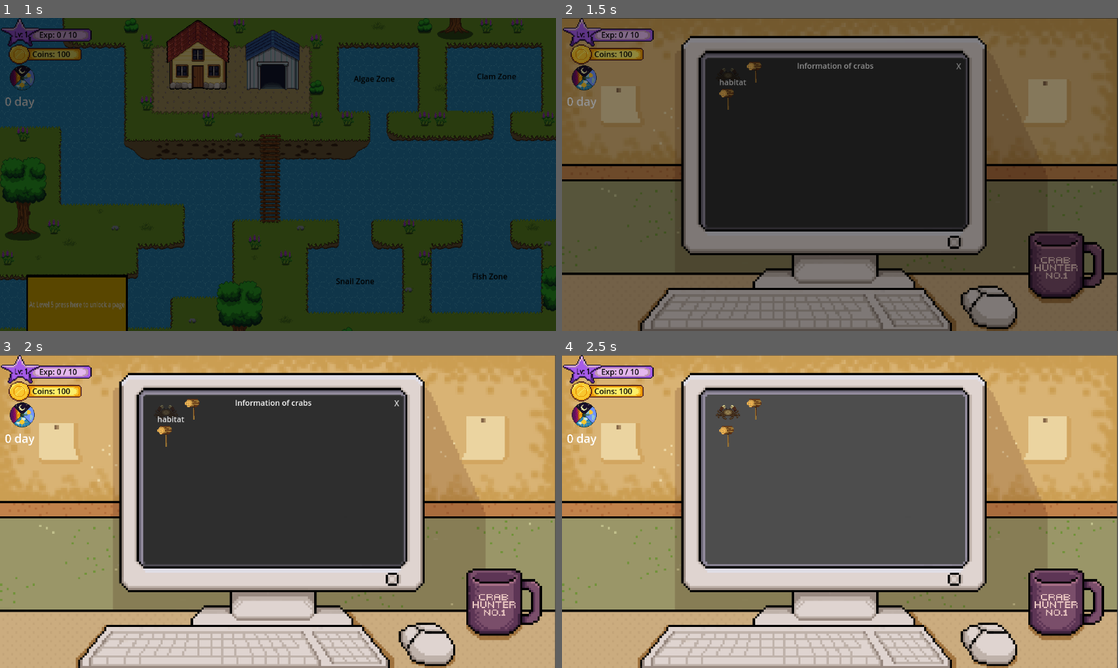
Above: before the commit, frames 1-4 (two rows, left to right).
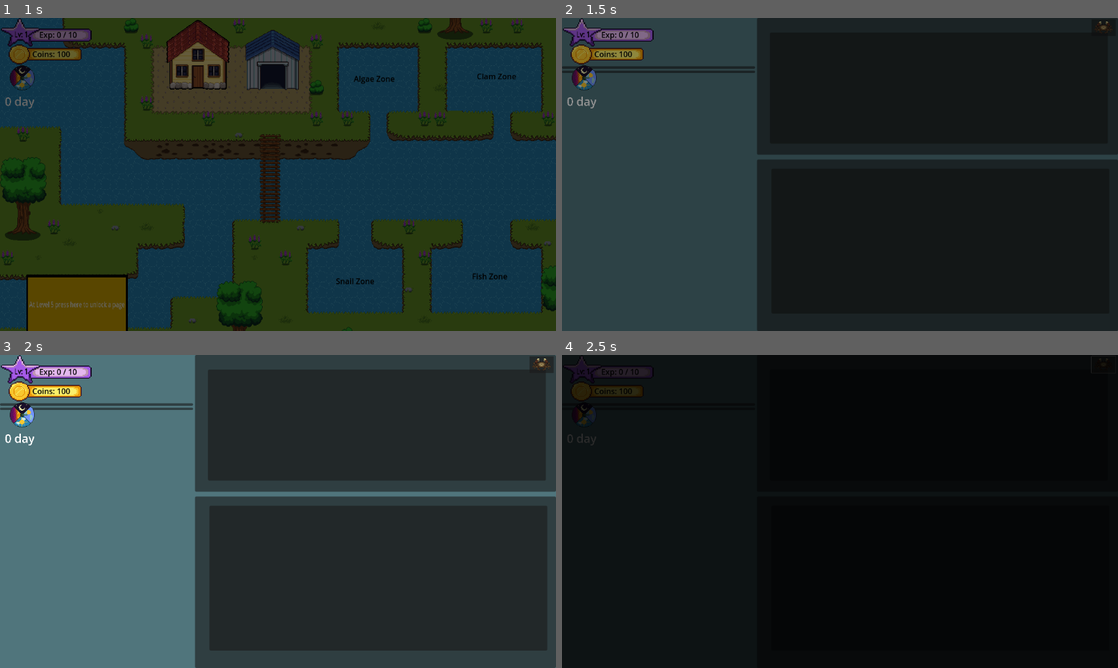
Above: after the commit, the same moments.

Repository: Fraper11/Mitten-Mayhem
Game: Godot game, scene res://Scenes/Map_test.tscn
The game is run twice, just before and just after one commit, with the same random seed, the same clock (stepped at 60 frames per second) and the same inputs.
Inputs (mouse positions are in pixels of both pictures, inside the frame that each line leads up to; where the layout moved, square brackets give the same spot in the first picture):
- Up to frame 1 (1 s): tap Enter at 0.5 s; move the mouse to (200, 55) at 0.52 s; click (200, 55) at 0.67 s
- Up to frame 2 (1.5 s): click (728, 77) at 1.27 s
- Up to frame 3 (2 s): no input
- Up to frame 4 (2.5 s): click (1101, 364) [956, 401] at 2 s

Frame 1 is identical in both runs. In frame 2, 75% of the frame differs, in the area x 0-100%, y 0-100%; in frame 3, 79%; in frame 4, 96%.

Commit message:
Added Enemy Spawner
Crab can spawn now

Diff:
--- a/Scenes/House.tscn
+++ b/Scenes/House.tscn
@@ -1,15 +1,11 @@
-[gd_scene load_steps=9 format=3 uid="uid://hcwqurmojk1t"]
+[gd_scene load_steps=6 format=3 uid="uid://hcwqurmojk1t"]
 
 [ext_resource type="Texture2D" uid="uid://cffm2e0auow0e" path="res://Assets/laptop.PNG" id="1_xvb4y"]
-[ext_resource type="Texture2D" uid="uid://7on72nme473m" path="res://Assets/Crab01.png" id="2_ftrsn"]
 [ext_resource type="Script" path="res://Scripts/switchSceneInteractables.gd" id="2_jda31"]
-[ext_resource type="Script" uid="uid://cj5rdpmsarhkg" path="res://Scripts/encyclopediabutton.gd" id="3_q8l06"]
 [ext_resource type="Texture2D" uid="uid://clek3g40nnm6o" path="res://Assets/weapon00.png" id="4_cpag2"]
 
 [sub_resource type="CircleShape2D" id="CircleShape2D_2u2x3"]
 radius = 35.206867
-
-[sub_resource type="LabelSettings" id="LabelSettings_c8aik"]
 
 [sub_resource type="RectangleShape2D" id="RectangleShape2D_cpag2"]
 size = Vector2(175, 196)
@@ -33,105 +29,6 @@
 [node name="Borders" type="TextureRect" parent="Laptop/PowerOffButton"]
 offset_right = 40.0
 offset_bottom = 40.0
-
-[node name="Encyclopediabutton" type="Button" parent="."]
-offset_left = 319.0
-offset_top = 101.0
-offset_right = 827.0
-offset_bottom = 479.0
-scale = Vector2(0.1, 0.1)
-icon = ExtResource("2_ftrsn")
-flat = true
-script = ExtResource("3_q8l06")
-
-[node name="Encyclopedia" type="Panel" parent="."]
-visible = false
-offset_left = 297.0
-offset_top = 84.0
-offset_right = 838.0
-offset_bottom = 436.0
-
-[node name="Label" type="Label" parent="Encyclopedia"]
-layout_mode = 0
-offset_right = 540.0
-offset_bottom = 29.0
-text = "Information of crabs"
-label_settings = SubResource("LabelSettings_c8aik")
-horizontal_alignment = 1
-vertical_alignment = 1
-
-[node name="Button" type="Button" parent="Encyclopedia"]
-layout_mode = 0
-offset_left = 511.0
-offset_right = 539.0
-offset_bottom = 31.0
-text = "X"
-flat = true
-
-[node name="Button2" type="Button" parent="Encyclopedia"]
-layout_mode = 0
-offset_left = 25.0
-offset_top = 31.0
-offset_right = 59.0
-offset_bottom = 66.0
-text = "habitat"
-flat = true
-
-[node name="Panel" type="Panel" parent="Encyclopedia"]
-visible = false
-layout_mode = 0
-offset_left = 93.0
-offset_top = 62.0
-offset_right = 456.0
-offset_bottom = 272.0
-
-[node name="Label" type="Label" parent="Encyclopedia/Panel"]
-layout_mode = 0
-offset_right = 366.0
-offset_bottom = 214.0
-text = "Habitat of crabs"
-
-[node name="Button" type="Button" parent="Encyclopedia/Panel"]
-layout_mode = 0
-offset_left = 338.0
-offset_top = -1.0
-offset_right = 362.0
-offset_bottom = 32.0
-text = "X"
-
-[node name="Weaponstore" type="Panel" parent="."]
-visible = false
-offset_left = 298.0
-offset_top = 83.0
-offset_right = 839.0
-offset_bottom = 436.0
-
-[node name="Label" type="Label" parent="Weaponstore"]
-layout_mode = 0
-offset_left = 1.0
-offset_top = 3.0
-offset_right = 539.0
-offset_bottom = 34.0
-text = "WeaponStore"
-horizontal_alignment = 1
-vertical_alignment = 1
-
-[node name="Button" type="Button" parent="Weaponstore"]
-layout_mode = 0
-offset_left = 512.0
-offset_top = -2.0
-offset_right = 540.0
-offset_bottom = 29.0
-text = "X"
-flat = true
-
-[node name="Button2" type="Button" parent="Weaponstore"]
-layout_mode = 0
-offset_left = 30.0
-offset_top = 65.0
-offset_right = 67.0
-offset_bottom = 99.0
-text = "GUN"
 
 [node name="Weapon_Store" type="Area2D" parent="."]
 position = Vector2(344, 171)
@@ -162,13 +59,13 @@
 position = Vector2(2.5, -8)
 shape = SubResource("RectangleShape2D_cpag2")
 
-[node name="Encyclopedia2" type="Area2D" parent="."]
-position = Vector2(401, 115)
+[node name="Encyclopedia" type="Area2D" parent="."]
+position = Vector2(344, 115)
 scale = Vector2(0.2492576, 0.25)
 script = ExtResource("2_jda31")
 target_scene = 5
 
-[node name="Borders" type="TextureRect" parent="Encyclopedia2"]
+[node name="Borders" type="TextureRect" parent="Encyclopedia"]
 modulate = Color(0, 0, 0, 1)
 offset_left = -96.2859
 offset_top = -108.0
@@ -179,7 +76,7 @@
 texture = ExtResource("4_cpag2")
 expand_mode = 1
 
-[node name="TextureRect" type="TextureRect" parent="Encyclopedia2"]
+[node name="TextureRect" type="TextureRect" parent="Encyclopedia"]
 offset_left = -97.0
 offset_top = -109.0
 offset_right = 103.0
@@ -187,6 +84,6 @@
 texture = ExtResource("4_cpag2")
 expand_mode = 1
 
-[node name="CollisionShape2D2" type="CollisionShape2D" parent="Encyclopedia2"]
+[node name="CollisionShape2D2" type="CollisionShape2D" parent="Encyclopedia"]
 position = Vector2(2.5, -8)
 shape = SubResource("RectangleShape2D_cpag2")
--- a/Scenes/Map_test.tscn
+++ b/Scenes/Map_test.tscn
@@ -342,6 +342,7 @@
 unlock_at_level = 1
 exp_to_add = 1
 currency_to_add = 10
+crab_to_spawn = 1
 
 [node name="CollisionShape2D" type="CollisionShape2D" parent="AlgaeZone"]
 position = Vector2(22.5, 10.875)
@@ -412,6 +413,7 @@
 unlock_at_level = 2
 exp_to_add = 2
 currency_to_add = 15
+crab_to_spawn = 2
 
 [node name="CollisionShape2D" type="CollisionShape2D" parent="ClamZone"]
 position = Vector2(-6, 5.875)
@@ -439,6 +441,7 @@
 unlock_at_level = 3
 exp_to_add = 3
 currency_to_add = 20
+crab_to_spawn = 3
 
 [node name="CollisionShape2D" type="CollisionShape2D" parent="SnailZone"]
 position = Vector2(-2, -2.5)
@@ -466,6 +469,7 @@
 unlock_at_level = 4
 exp_to_add = 5
 currency_to_add = 30
+crab_to_spawn = 5
 
 [node name="CollisionShape2D" type="CollisionShape2D" parent="FishZone"]
 position = Vector2(-6, 7)
--- /dev/null
+++ b/Scenes/crab.tscn
@@ -0,0 +1,18 @@
+[gd_scene load_steps=4 format=3 uid="uid://bm4wx4lyodo3t"]
+
+[ext_resource type="Script" uid="uid://crtgo13hqghjr" path="res://Scripts/crab.gd" id="1_384rs"]
+[ext_resource type="Texture2D" uid="uid://7on72nme473m" path="res://Assets/Crab01.png" id="1_rxqea"]
+
+[sub_resource type="RectangleShape2D" id="RectangleShape2D_384rs"]
+size = Vector2(41, 34)
+
+[node name="Crab" type="Area2D"]
+script = ExtResource("1_384rs")
+
+[node name="Sprite2D" type="Sprite2D" parent="."]
+scale = Vector2(0.09399991, 0.11891887)
+texture = ExtResource("1_rxqea")
+
+[node name="CollisionShape2D" type="CollisionShape2D" parent="."]
+position = Vector2(0, -1)
+shape = SubResource("RectangleShape2D_384rs")
--- /dev/null
+++ b/Scenes/enemy_spawner.tscn
@@ -0,0 +1,38 @@
+[gd_scene load_steps=2 format=3 uid="uid://kiw68w66ane0"]
+
+[ext_resource type="Script" uid="uid://bqkvmmp6s1w5e" path="res://Scripts/enemy_spawner.gd" id="1_4l55s"]
+
+[node name="EnemySpawner" type="Node2D"]
+script = ExtResource("1_4l55s")
+
+[node name="SpawnPositions" type="Node2D" parent="."]
+
+[node name="Marker2D" type="Marker2D" parent="SpawnPositions"]
+position = Vector2(92, 304)
+
+[node name="Marker2D6" type="Marker2D" parent="SpawnPositions"]
+position = Vector2(92, 423)
+
+[node name="Marker2D2" type="Marker2D" parent="SpawnPositions"]
+position = Vector2(313, 425)
+
+[node name="Marker2D9" type="Marker2D" parent="SpawnPositions"]
+position = Vector2(440, 605)
+
+[node name="Marker2D3" type="Marker2D" parent="SpawnPositions"]
+position = Vector2(650, 446)
+
+[node name="Marker2D4" type="Marker2D" parent="SpawnPositions"]
+position = Vector2(900, 163)
+
+[node name="Marker2D10" type="Marker2D" parent="SpawnPositions"]
+position = Vector2(866, 539)
+
+[node name="Marker2D5" type="Marker2D" parent="SpawnPositions"]
+position = Vector2(540, 216)
+
+[node name="Marker2D7" type="Marker2D" parent="SpawnPositions"]
+position = Vector2(439, 216)
+
+[node name="Marker2D8" type="Marker2D" parent="SpawnPositions"]
+position = Vector2(338, 216)
--- a/Scripts/Interactables.gd
+++ b/Scripts/Interactables.gd
@@ -9,6 +9,7 @@
 @export var exp_to_add : int = 0
 @export var currency_to_add : int = 0
 @export var target_scene : SceneStorage.SceneID = SceneStorage.SceneID.NOTHING
+@export var crab_to_spawn : int
 
 var normal_size: Vector2
 var hover_size: Vector2
@@ -48,6 +49,7 @@
 			print("You clicked, Something happens NOW!")
 			if (action_cost):
 				TimecontrolData.action()
+				EnemySpawner.spawn_crab(crab_to_spawn)
 			PlayerData.add_exp(exp_to_add)
 			PlayerData.add_currency(currency_to_add)
 			if (target_scene != SceneStorage.SceneID.NOTHING):
--- /dev/null
+++ b/Scripts/crab.gd
@@ -0,0 +1,17 @@
+extends Node2D
+
+
+func _ready() -> void:
+	connect("input_event", Callable(self, "_on_mouse_clicked_left"))
+
+
+func _on_mouse_clicked_left(viewport, event, shape_idx):
+	if event is InputEventMouseButton:
+		if event.pressed and event.button_index == MouseButton.MOUSE_BUTTON_LEFT:
+			die()
+
+
+func die ():
+	PlayerData.add_crab_to_inventory(1)
+	PlayerData.add_exp(100)
+	queue_free()
--- /dev/null
+++ b/Scripts/enemy_spawner.gd
@@ -0,0 +1,29 @@
+extends Node2D
+
+var crab = preload("res://Scenes/crab.tscn")
+
+
+@onready var spawn_positions = $SpawnPositions
+
+func spawn_crab(count: int):
+	var position_array = spawn_positions.get_children()
+	var available_positions := position_array.duplicate()
+	available_positions.shuffle()
+
+	var offset = Vector2(
+		randf_range(-2, 2),
+		randf_range(-2, 2)
+	)
+
+
+	var random_spawn_position = position_array.pick_random()
+
+	count = min(count, available_positions.size())
+
+	for i in count:
+		var pos_node = available_positions[i]
+		var crab_instance = crab.instantiate()
+		crab_instance.global_position = pos_node.global_position + offset
+		crab_instance.z_index = 20
+		get_tree().current_scene.add_child(crab_instance)
+		print("I spawned a crab at : ", str(crab_instance.global_position))
--- a/Scripts/playerData.gd
+++ b/Scripts/playerData.gd
@@ -8,7 +8,7 @@
 @onready var experience : int = 0
 @onready var exp_to_next_level : int = 10
 @onready var currency : int = 100
-
+@onready var crab_inventory_counter : int = 0
 
 var unlocked_pages = {}
 
@@ -46,3 +46,6 @@
 		if unlocked_pages[page_id]:
 			list[page_id] = EncyclopediaDb.pages[page_id]
 	return list
+
+func add_crab_to_inventory(crabs : int) :
+	crab_inventory_counter += crabs
--- a/project.godot
+++ b/project.godot
@@ -17,6 +17,7 @@
 
 [autoload]
 
+EnemySpawner="*res://Scenes/enemy_spawner.tscn"
 ExpCurrencyTest="*res://Scenes/exp_currency_test.tscn"
 WeaponDeposit="*res://Scenes/weapon_deposit.tscn"
 FadeLayer="*res://Scenes/Fade_Layer.tscn"
@@ -30,7 +31,6 @@
 
 [display]
 
-window/size/mode=2
 window/stretch/mode="viewport"
 window/stretch/aspect="expand"
 
Not shown, added: Assets/Brown trout.PNG.import
Not shown, added: Assets/Icons/coin01.png.import
Not shown, added: Assets/Icons/mail01.png.import
Not shown, added: Assets/Icons/sing01.png.import
Not shown, added: Assets/Meters/board01.png.import
Not shown, added: Assets/Perch.PNG.import
Not shown, added: Assets/Weapons/trap01.png.import
Not shown, added: Assets/Weapons/trap02.png.import
Not shown, added: Assets/whitefish.PNG.import
Not shown, added: Scripts/crab.gd.uid
Not shown, added: Scripts/enemy_spawner.gd.uid
